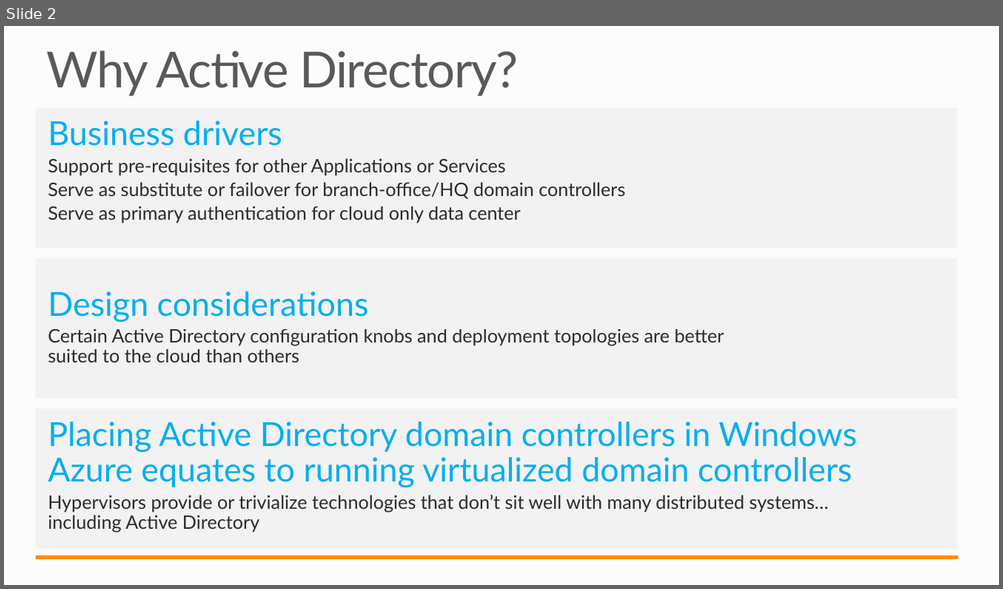
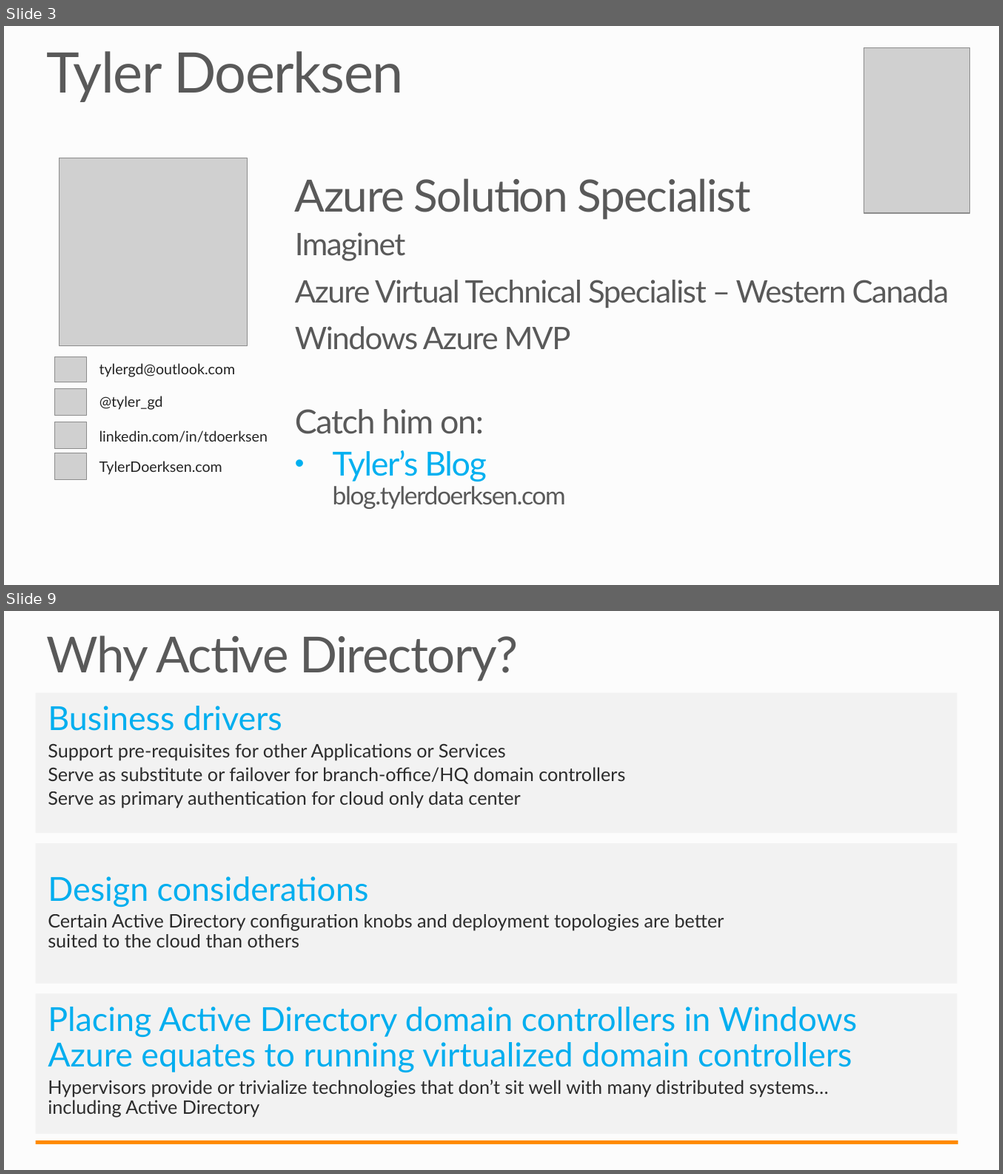
Before and after one commit to tylerd/PRESENTATION-DeployingActiveDirectory, a slide deck: DeployingActiveDirectory.pptx. Shown one above the other, each under a label of ours: slide 2 before the commit, slides 3 and 9 after it; the slides between them are not shown. The pictures are 1003x589 and 1003x1174 pixels, drawn with LibreOffice and Linux fonts; fonts in the diff are those of the drawing; grey boxes stand for pictures; background and template pictures are left out. Boxes give left, top, right and bottom in pixels: in the first picture for what was removed or moved away, otherwise in the second. Text is boxed around its words. In the diff, an @@ line names an element or a change of style, - is before the commit and + after.

```diff
--- a/DeployingActiveDirectory.pptx
+++ b/DeployingActiveDirectory.pptx
@@ slide 3 added at [4, 26, 999, 585], background #FCFCFC @@
@@ picture added at [864, 47, 970, 213] @@
@@ title added at [46, 51, 404, 102], 54 pt, text #595959 @@
+Tyler Doerksen
@@ picture added at [60, 158, 247, 346] @@
@@ text added at [295, 178, 949, 509], 30 pt, text #595959 @@
+Azure Solution Specialist
+Imaginet
+Azure Virtual Technical Specialist – Western Canada
+Windows Azure MVP
+Catch him on:
+• Tyler’s Blog
+  blog.tylerdoerksen.com
@@ picture added at [55, 358, 86, 383] @@
@@ text added at [99, 363, 236, 378], 14 pt, text #232323 @@
+tylergd@outlook.com
@@ picture added at [55, 389, 86, 416] @@
@@ text added at [99, 396, 163, 410], 14 pt, text #232323 @@
+@tyler_gd
@@ picture added at [55, 422, 86, 449] @@
@@ text added at [99, 431, 267, 443], 14 pt, text #232323 @@
+linkedin.com/in/tdoerksen
@@ picture added at [55, 454, 86, 480] @@
@@ text added at [99, 461, 222, 475], 14 pt, text #232323 @@
+TylerDoerksen.com
@@ what was slide 2 is now slide 9 @@
```
Also in this commit, not shown: 5 slides changed, 7 other slides added.
